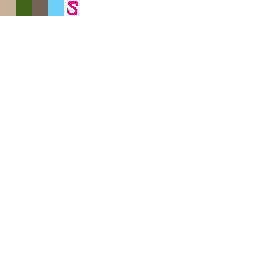
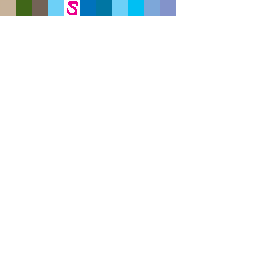
Layers edited between the first and the second 256px x 256px image:
painted on "Layer 1" over [80, 0, 176, 16]
